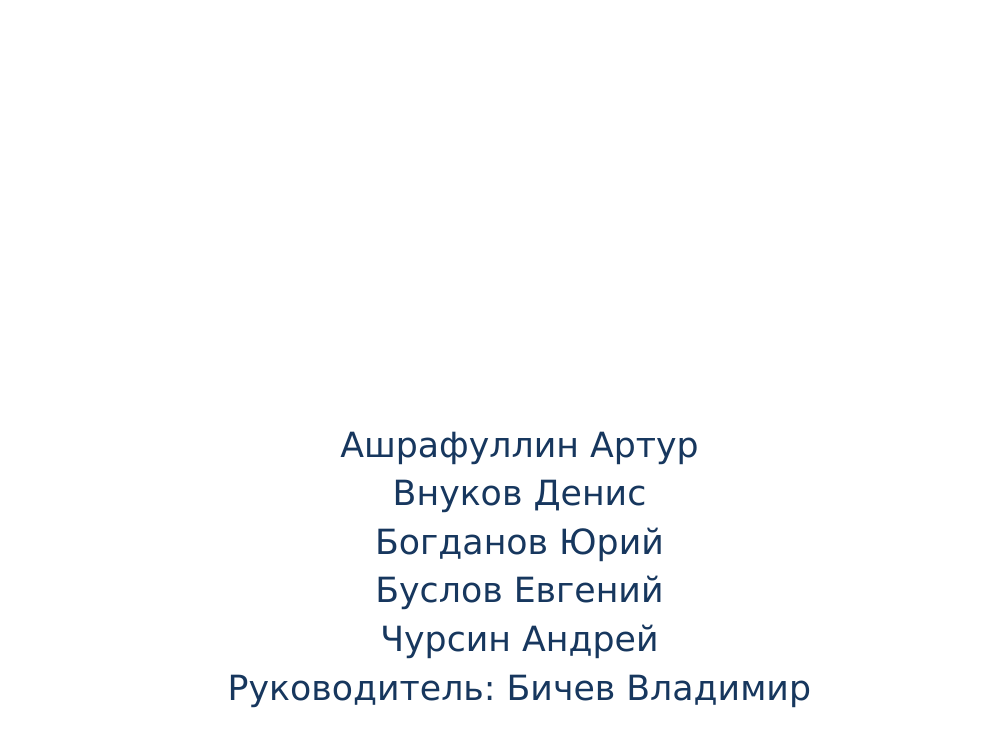
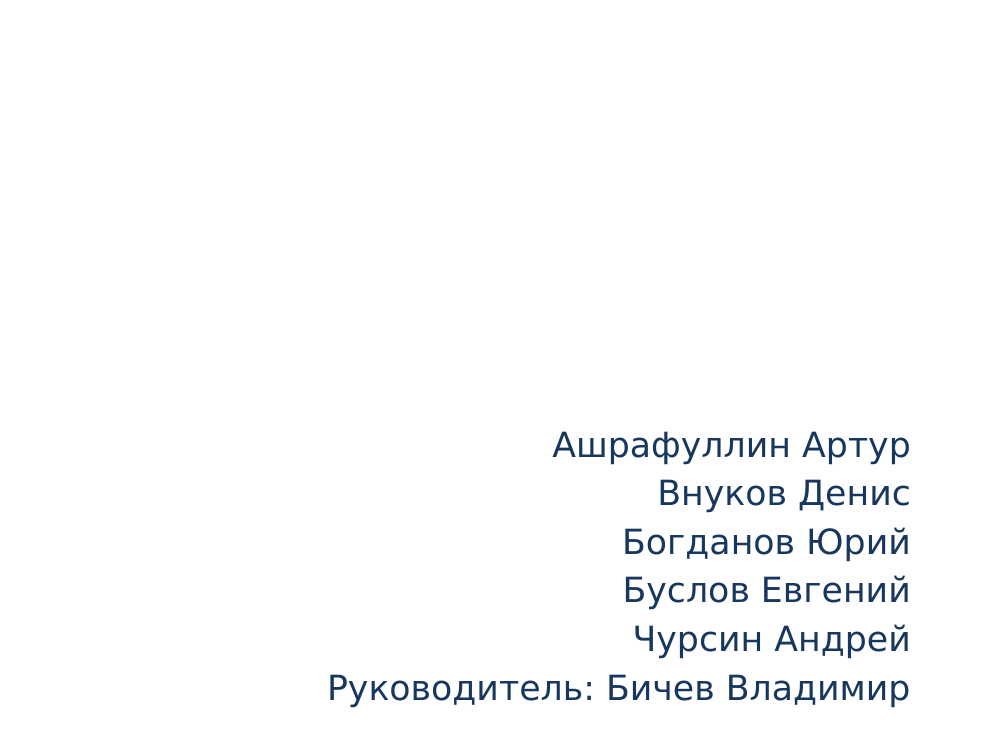
Before and after one commit to chursin-andrey/project-jastt, a slide deck: slide 1 of presentation/jastt.pptx. Drawn at 1008x756 pixels with LibreOffice and Linux fonts; fonts in the diff are those of the drawing; background and template pictures are left out. Boxes give left, top, right and bottom in pixels: in the first picture for what was removed or moved away, otherwise in the second. Text is boxed around its words. In the diff, an @@ line names an element or a change of style, - is before the commit and + after.

```diff
--- a/presentation/jastt.pptx
+++ b/presentation/jastt.pptx
@@ subtitle "Ашрафуллин Артур" at bbox=[327, 431, 911, 707]: alignment centre to right @@
```
Also in this commit, not shown: 4 other slides changed, 5 slides added, 7 other files.
